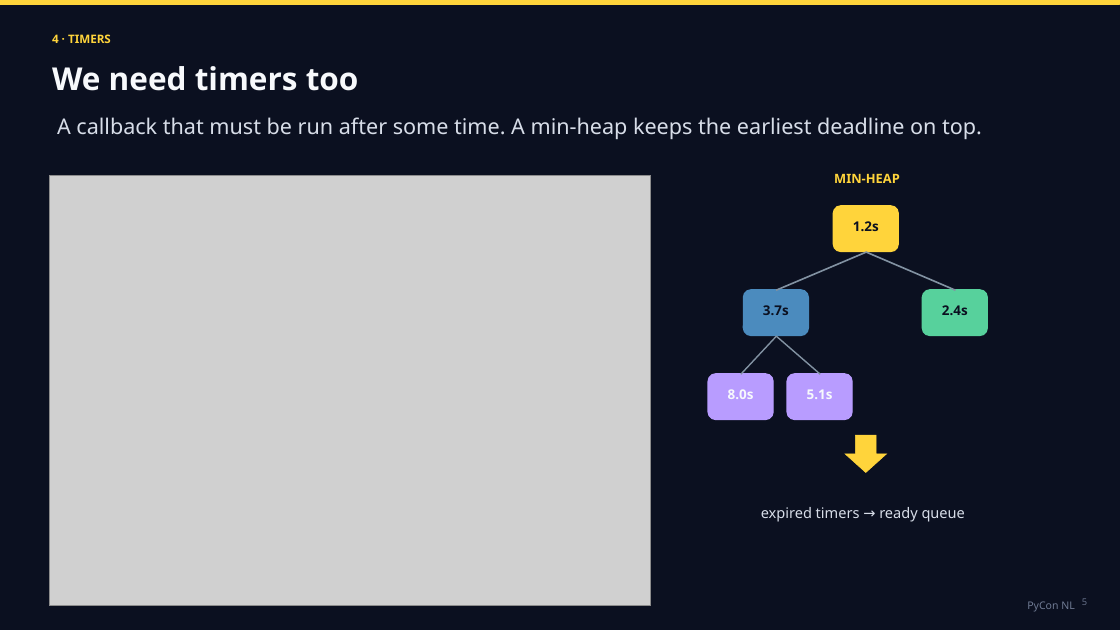
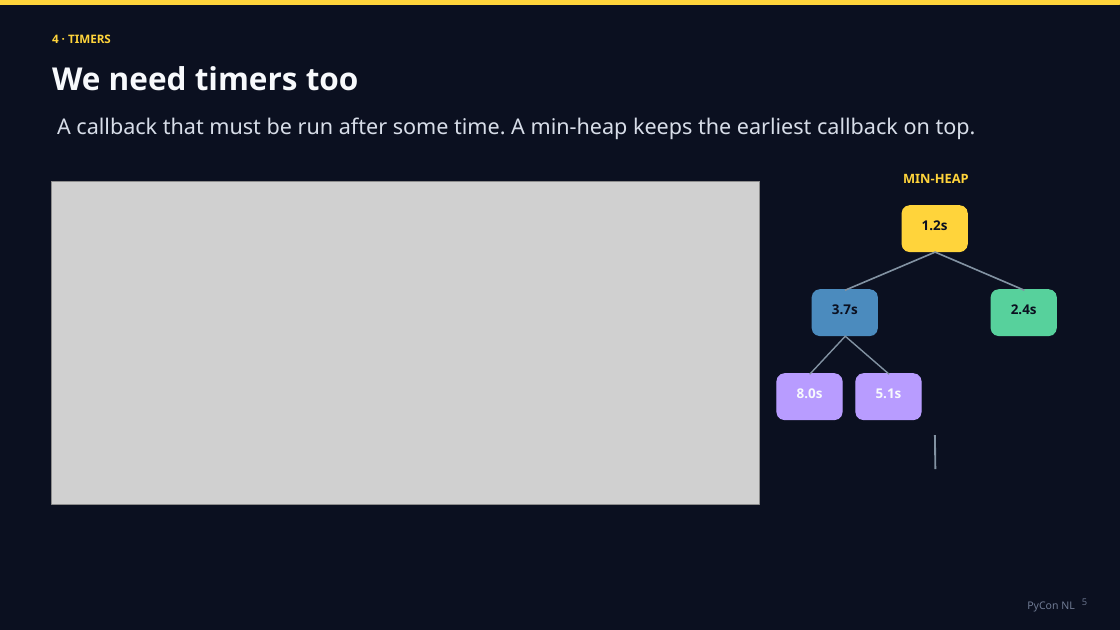
Before and after one commit to tarasko/eduloop, a slide deck: slide 5 of slides/TarasKozlov_AsyncioLoop.pptx (slide 7 before the commit). Drawn at 1120x630 pixels with LibreOffice and Linux fonts; fonts in the diff are those of the drawing; grey boxes stand for pictures. Boxes give left, top, right and bottom in pixels: in the first picture for what was removed or moved away, otherwise in the second. Text is boxed around its words. In the diff, an @@ line names an element or a change of style, - is before the commit and + after.

```diff
--- a/slides/TarasKozlov_AsyncioLoop.pptx
+++ b/slides/TarasKozlov_AsyncioLoop.pptx
@@ text at bbox=[57, 117, 976, 139]: text changed @@
-A callback that must be run after some time. A min-heap keeps the earliest deadline on top.
+A callback that must be run after some time. A min-heap keeps the earliest callback on top.
@@ text "MIN-HEAP": place and size @@
-text "MIN-HEAP" at bbox=[834, 173, 900, 183]
+text "MIN-HEAP" at bbox=[903, 173, 969, 183]
@@ picture: place and size @@
-picture at bbox=[49, 175, 650, 606]
+picture at bbox=[51, 181, 760, 504]
@@ line moved from (866, 252) - (955, 291) to (936, 252) - (845, 291) @@
@@ line moved from (866, 252) - (776, 291) to (935, 252) - (1025, 291) @@
@@ line moved from (776, 336) - (820, 375) to (846, 336) - (810, 375) @@
@@ line moved from (776, 336) - (741, 375) to (845, 336) - (890, 375) @@
@@ rounded rectangle: place and size @@
-rounded rectangle at bbox=[787, 374, 852, 419]
+rounded rectangle at bbox=[777, 374, 842, 419]
@@ rounded rectangle: place and size @@
-rounded rectangle at bbox=[708, 374, 773, 419]
+rounded rectangle at bbox=[856, 374, 921, 419]
@@ down arrow removed at bbox=[845, 435, 886, 472] @@
@@ 5 texts, 3 rounded rectangles, 1 line: place and size @@
-5 texts, 3 rounded rectangles, 1 line at bbox=[728, 206, 987, 470]
+5 texts, 3 rounded rectangles, 1 line at bbox=[797, 206, 1056, 470]
@@ text removed at bbox=[761, 507, 965, 522] @@
-expired timers → ready queue
```
Also in this commit, not shown: 9 other slides changed, 4 slides removed.
